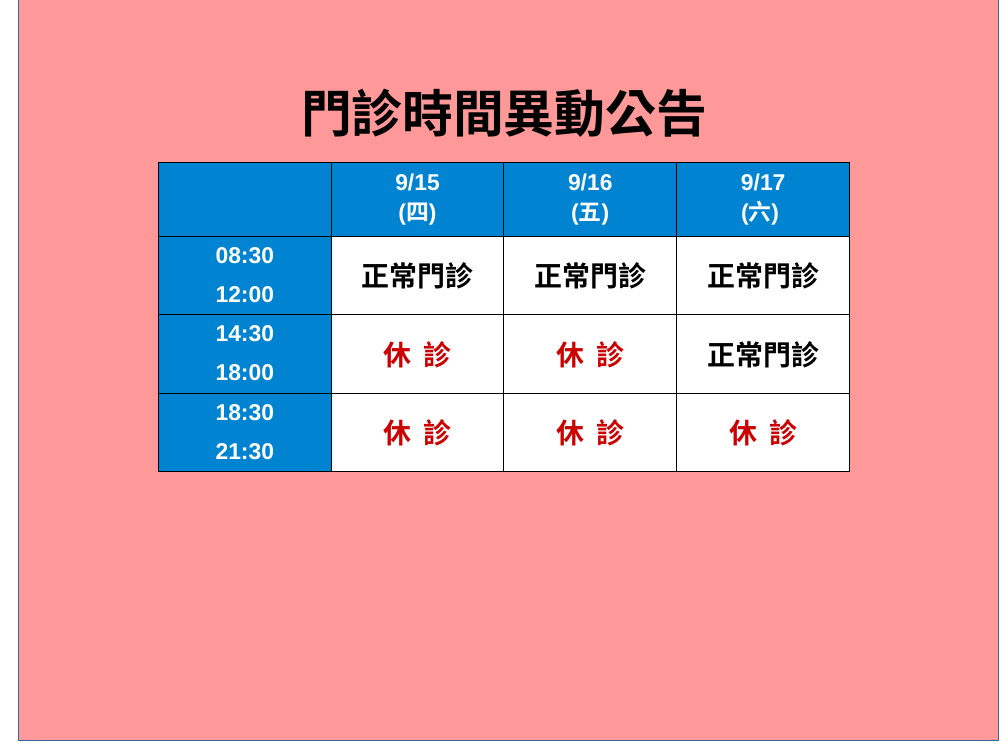
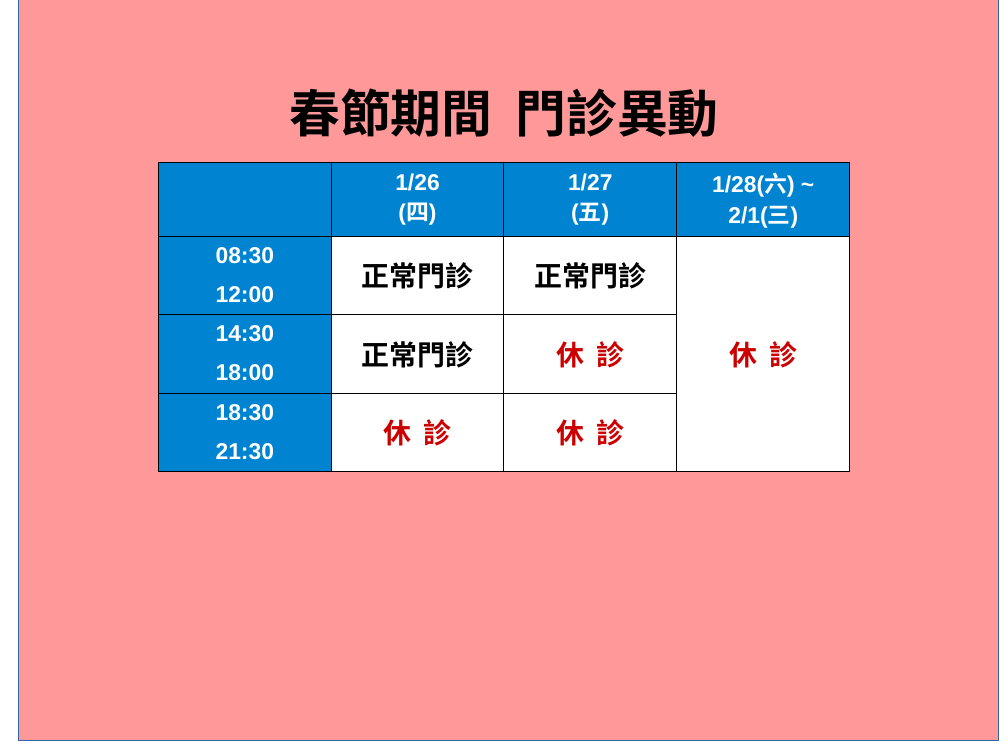
Before and after one commit to charming-clinic/charming-clinic.github.io, a slide deck: slide 1 of image/time2016.odp. Drawn at 1008x756 pixels with LibreOffice and Linux fonts; fonts in the diff are those of the drawing. Boxes give left, top, right and bottom in pixels: in the first picture for what was removed or moved away, otherwise in the second. Text is boxed around its words. In the diff, an @@ line names an element or a change of style, - is before the commit and + after.

```diff
--- a/image/time2016.odp
+++ b/image/time2016.odp
@@ title at bbox=[289, 88, 719, 137]: text changed @@
-門診時間異動公告
+春節期間 門診異動
@@ table at bbox=[158, 162, 850, 472] @@
-row 1:  | 9/15 / (四) | 9/16 / (五) | 9/17 / (六)
+row 1:  | 1/26 / (四) | 1/27 / (五) | 1/28(六) ~ / 2/1(三)
-row 2, column 4: 正常門診
+row 2, column 4: 休 診
-row 3, column 2: 休 診
+row 3, column 2: 正常門診
-row 3, column 4: 正常門診
+row 3, column 4: 
-row 4, column 4: 休 診
+row 4, column 4: 
```
Also in this commit, not shown: 4 other files.
